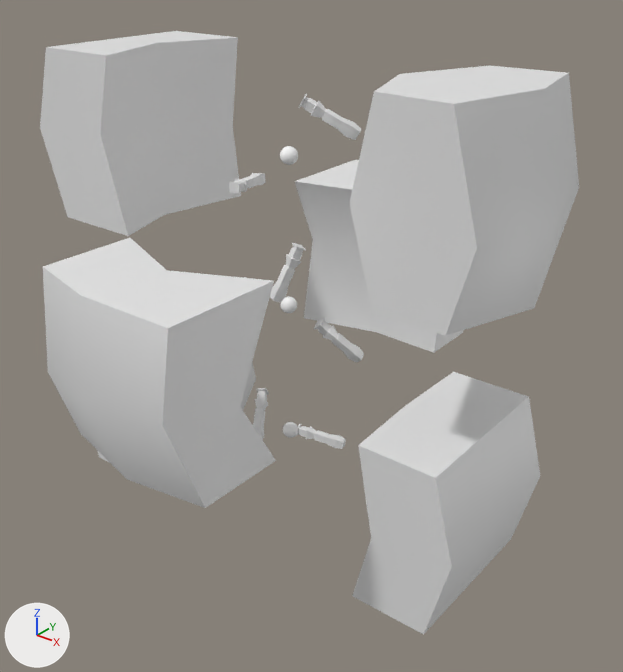
The FBX model Assets/3D Assets/Meshes/Josh/Ruins Gravity Puzzle.fbx as it was, and as the next commit left it.
One viewpoint serves both versions: a 50 mm lens placed at (302.0, -355.0, 292.0), pointed at (19.0, -1.0, 72.0). The lights are fixed; the arrows at lower left show +X, +Y and +Z. The picture after the commit comes second. Where no turn or scale is listed for an object, it has been applied to the vertices.

Before the edit, the objects in view are built like this:
```python
ob_debris_3 = bpy.data.objects.new('Debris 3', me_mesh_006)
ob_debris_3.location = (1.2, -107.9, 87.1)
ob_grav_sphere_1 = bpy.data.objects.new('Grav Sphere 1', me_mesh)
ob_grav_sphere_1.parent = ob_outer_orbit
ob_grav_sphere_1.location = (1.057, -6.113, 23.7)
ob_grav_sphere_1.rotation_euler = (1.571, -1.134, 0.0)  # degrees (90, -65, 0)
ob_grav_sphere_1.scale = (3.05, 3.05, 3.05)
ob_pillar_1__no_grav = bpy.data.objects.new('Pillar 1 (No Grav)', me_mesh_003)
ob_pillar_1__no_grav.location = (1.0, -28.1, 24.7)
ob_pillar_1__no_grav_002 = bpy.data.objects.new('Pillar 1 (No Grav)002', me_mesh_011)
ob_pillar_1__no_grav_002.location = (29.8, 0.7, 199.2)
ob_pillar_2__no_grav = bpy.data.objects.new('Pillar 2 (No Grav)', me_mesh_004)
ob_pillar_2__no_grav.location = (1.1, 30.9, -19.6)
ob_pillar_2__no_grav_001 = bpy.data.objects.new('Pillar 2 (No Grav)001', me_mesh_008)
ob_pillar_2__no_grav_001.parent = ob_outer_orbit_2
ob_pillar_2__no_grav_001.location = (994.7, 180.0, -496.7)
ob_pillar_2__no_grav_001.rotation_euler = (-0.738, -0.394, 1.889)  # degrees (-42, -23, 108)
ob_pillar_2__no_grav_001.scale = (0.775, 0.775, 0.775)
ob_pillar_2__no_grav_002 = bpy.data.objects.new('Pillar 2 (No Grav)002', me_mesh_012)
ob_pillar_2__no_grav_002.location = (-29.0, 0.7, 154.8)
ob_sphere001 = bpy.data.objects.new('Sphere001', me_mesh_005)
ob_sphere001.location = (1.1, -0.3, 86.9)
ob_sphere002 = bpy.data.objects.new('Sphere002', me_mesh_013)
ob_sphere002.location = (1.8, 0.7, 175.2)
# also in view: 'Debris 2' at (108.0, 0.0, 176.0); 'Debris 4' at (1.0, 104.0, 87.0); 'Debris 6' at (116.0, 0.0, 0.0); 'Debris 1' at (-114.0, 0.0, 176.0)
```
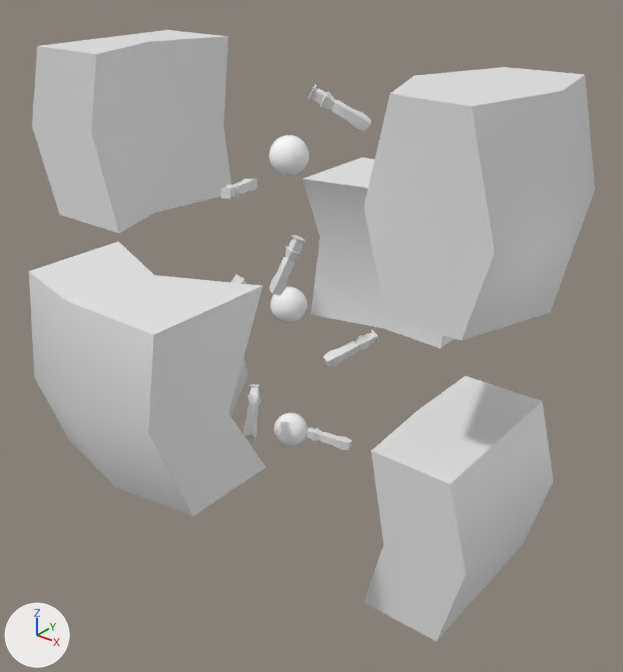
What differs and where, as boxes [x1, y1, x2, y2] in the pictures (623 x 672 px):
'Debris 2', reshaped, moved, turned: before [349, 66, 579, 336]; after [364, 376, 553, 642]
'Debris 6', reshaped, moved, turned: before [352, 372, 540, 635]; after [32, 30, 231, 233]
'Debris 5', reshaped, moved (mostly hidden before): before [97, 363, 256, 463]; after [364, 67, 595, 341]
'Debris 3', moved: before [43, 238, 276, 508]; after [29, 241, 266, 516]
'Debris 1', reshaped, moved, turned: before [40, 31, 241, 236]; after [229, 358, 248, 416]
'Debris 4', moved: before [294, 160, 464, 353]; after [302, 157, 454, 348]
'Pillar 1 (No Grav)002', moved: before [299, 94, 361, 140]; after [308, 84, 371, 131]
'Pillar 2 (No Grav)001', moved, turned: before [314, 318, 364, 363]; after [323, 330, 379, 367]
'Top Grav Sphere', added: after [269, 135, 309, 176]
'Pillar 3 (No Grav)001', moved: before [270, 242, 306, 303]; after [269, 234, 306, 296]
'Middle Grav Sphere', added: after [270, 286, 307, 323]
'Pillar 1 (No Grav)', moved: before [253, 388, 269, 440]; after [244, 384, 262, 439]
'Grav Sphere 1', rescaled (112% wider, 112% taller): before [283, 422, 299, 438]; after [273, 412, 308, 447]
'Pillar 2 (No Grav)', moved: before [296, 424, 346, 449]; after [307, 425, 352, 450]
'Pillar 2 (No Grav)002', moved: before [229, 173, 265, 193]; after [221, 179, 257, 199]
'Sphere002', deleted: before [280, 146, 298, 165]
'Sphere001', deleted: before [280, 296, 297, 313]

Edits to the bpy script that builds the scene:
```text
Add me_mesh_003_1:
    me_mesh_003_1.from_pydata(...)  # 18 vertices, 16 faces; spans x -1356.0..1931.0, y -2288.0..2138.0, z -1990.0..1984.0
Add me_mesh_004_1:
    me_mesh_004_1.from_pydata(...)  # 18 vertices, 16 faces; spans x -2009.0..1995.0, y -2049.0..1978.0, z -1719.0..1693.0
Change ob_debris_5:
    ob_debris_5: bpy.data.objects.new('Debris 5', me_mesh_001) -> bpy.data.objects.new('Debris 5', me_mesh_015)
    ob_debris_5.parent: ob_outer_orbit -> ob_outer_orbit_3
    ob_debris_5.location: (-3299.0, -0.000289, -0.0000134) -> (3543.0, 0.0, 0.000488)
Change ob_debris_2:
    ob_debris_2: bpy.data.objects.new('Debris 2', me_mesh_015) -> bpy.data.objects.new('Debris 2', me_mesh_003_1)
    ob_debris_2.parent: ob_outer_orbit_3 -> ob_outer_orbit
    ob_debris_2.location: (3299.0, 0.0, 0.000488) -> (3543.0, 0.0, 0.0)
    ob_debris_2.rotation_euler: (0.0, 1.571, 0.0) -> (0.0, 0.0, 0.262)  # degrees (0, 90, 0) -> degrees (0, 0, 15)
Change ob_debris_4:
    ob_debris_4.location: (1.2, 108.3, 87.1) -> (1.2, 116.3, 87.1)
Change ob_debris_1:
    ob_debris_1: bpy.data.objects.new('Debris 1', me_mesh_014) -> bpy.data.objects.new('Debris 1', me_mesh_004_1)
    ob_debris_1.parent: ob_outer_orbit_3 -> ob_outer_orbit
    ob_debris_1.location: (-3299.0, -0.000287, 0.000488) -> (-3543.0, -0.000308, -0.0000425)
    ob_debris_1.rotation_euler: (0.0, -1.571, 0.0) -> (0.0, 1.571, 0.0)  # degrees (0, -90, 0) -> degrees (0, 90, 0)
Change ob_grav_sphere_1:
    ob_grav_sphere_1.scale: (3.05, 3.05, 3.05) -> (6.73, 6.73, 6.73)
Change ob_pillar_2__no_grav_002:
    ob_pillar_2__no_grav_002.location: (-29.0, 0.7, 154.8) -> (-35.8, 0.7, 150.3)
Change ob_pillar_2__no_grav_001:
    ob_pillar_2__no_grav_001.location: (994.7, 180.0, -496.7) -> (1212.0, 222.1, -602.6)
    ob_pillar_2__no_grav_001.rotation_euler: (-0.738, -0.394, 1.889) -> (-0.738, -1.156, -1.253)  # degrees (-42, -23, 108) -> degrees (-42, -66, -72)
Change ob_pillar_1__no_grav_002:
    ob_pillar_1__no_grav_002.location: (29.8, 0.7, 199.2) -> (35.9, 0.7, 204.5)
Remove ob_sphere002:
    ob_sphere002 = bpy.data.objects.new('Sphere002', me_mesh_013)
Change ob_pillar_1__no_grav:
    ob_pillar_1__no_grav.location: (1.0, -28.1, 24.7) -> (1.0, -34.2, 29.9)
Change ob_pillar_3__no_grav_001:
    ob_pillar_3__no_grav_001.location: (430.2, -556.3, 876.3) -> (524.9, -674.8, 1070.0)
Change ob_pillar_2__no_grav:
    ob_pillar_2__no_grav.location: (1.1, 30.9, -19.6) -> (1.1, 37.6, -24.0)
Change ob_debris_3:
    ob_debris_3.location: (1.2, -107.9, 87.1) -> (1.2, -115.9, 87.1)
Change ob_debris_6:
    ob_debris_6: bpy.data.objects.new('Debris 6', me_mesh_002) -> bpy.data.objects.new('Debris 6', me_mesh_014)
    ob_debris_6.parent: ob_outer_orbit -> ob_outer_orbit_3
    ob_debris_6.location: (3299.0, 0.0, 0.0000164) -> (-3543.0, -0.00031, 0.000488)
    ob_debris_6.rotation_euler: (0.0, 0.0, 0.262) -> (0.0, -1.571, 0.0)  # degrees (0, 0, 15) -> degrees (0, -90, 0)
Remove ob_sphere001:
    ob_sphere001 = bpy.data.objects.new('Sphere001', me_mesh_005)
Add ob_middle_grav_sphere:
    ob_middle_grav_sphere = bpy.data.objects.new('Middle Grav Sphere', me_mesh_005_1)  # 255 vertices, 253 faces; spans x -11.0..10.9, y -10.9..10.9, z -10.9..10.9; in mat_wall_4_diffuse_1 (its picture is missing)
    ob_middle_grav_sphere.location = (1.1, -0.3, 86.9)
Add ob_top_grav_sphere:
    ob_top_grav_sphere = bpy.data.objects.new('Top Grav Sphere', me_mesh_013_1)  # 255 vertices, 253 faces; spans x -10.9..11.0, y -11.0..10.9, z -10.9..10.9; in mat_wall_4_diffuse_1 (its picture is missing)
    ob_top_grav_sphere.location = (1.8, 0.7, 175.2)
```
